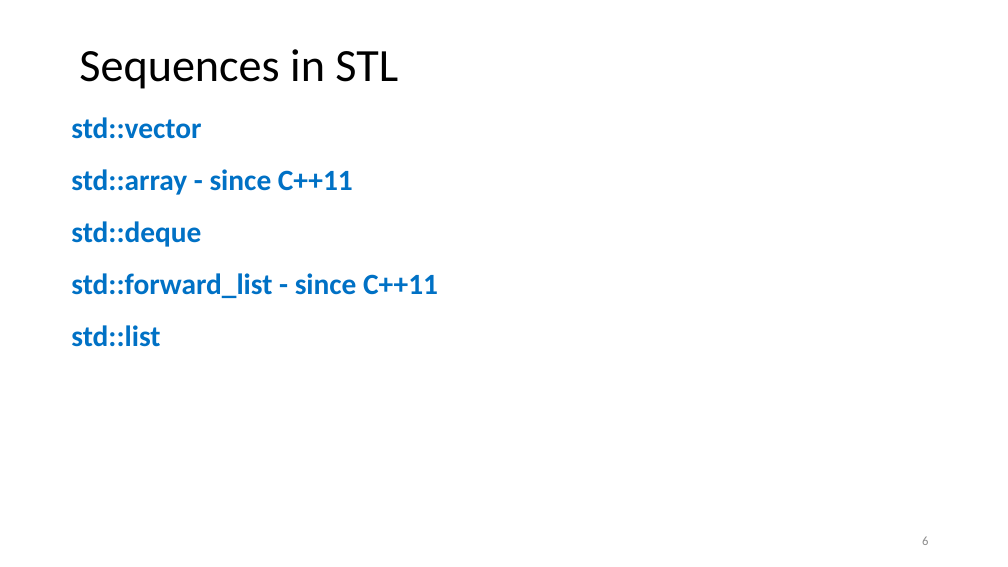
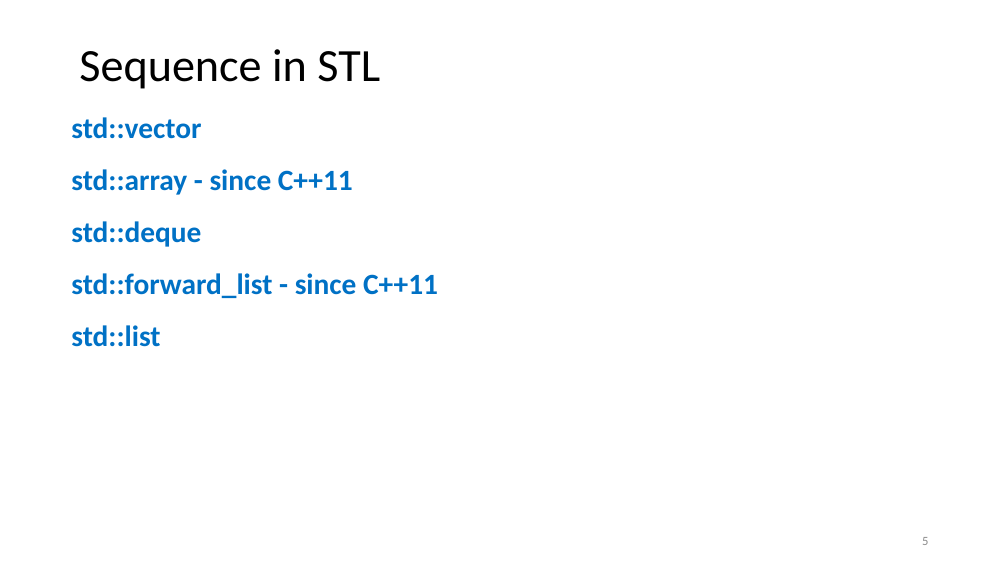
Before and after one commit to rarutyun/cpp-courses, a slide deck: slide 5 of 03_containrers_and_initialization/03_containers.pptx (slide 6 before the commit). Drawn at 1008x567 pixels with LibreOffice and Linux fonts; fonts in the diff are those of the drawing. Boxes give left, top, right and bottom in pixels: in the first picture for what was removed or moved away, otherwise in the second. Text is boxed around its words. In the diff, an @@ line names an element or a change of style, - is before the commit and + after.

```diff
--- a/03_containrers_and_initialization/03_containers.pptx
+++ b/03_containrers_and_initialization/03_containers.pptx
@@ title at [79,49,380,89]: text changed @@
-Sequences in STL
+Sequence in STL
```
Also in this commit, not shown: 13 other slides changed, 2 slides added, 2 slides removed.
